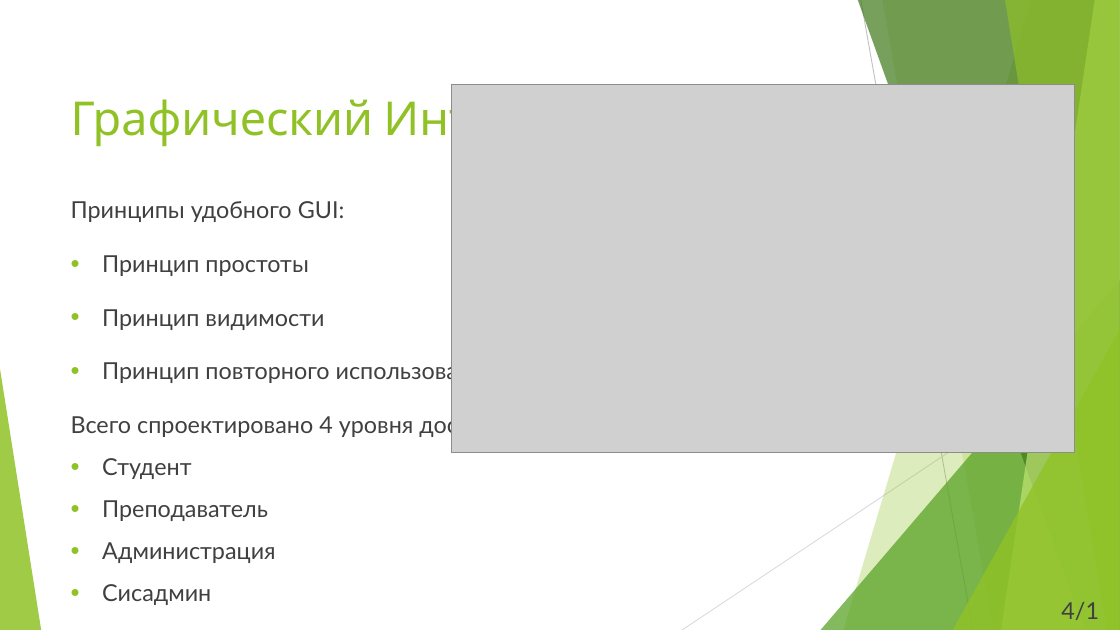
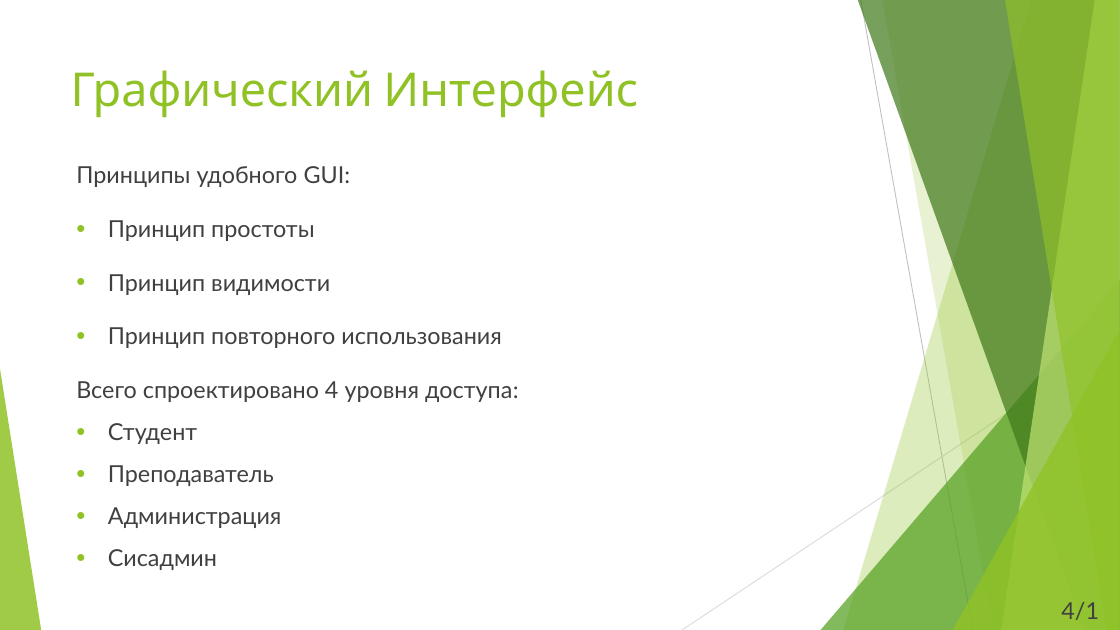
Before and after one commit to AlfaToad/MDK, a slide deck: slide 4 of documents/Электроный Дневник Политеха.pptx. Drawn at 1120x630 pixels with LibreOffice and Linux fonts; fonts in the diff are those of the drawing; grey boxes stand for pictures. Boxes give left, top, right and bottom in pixels: in the first picture for what was removed or moved away, otherwise in the second. Text is boxed around its words. In the diff, an @@ line names an element or a change of style, - is before the commit and + after.

```diff
--- a/documents/Электроный Дневник Политеха.pptx
+++ b/documents/Электроный Дневник Политеха.pptx
@@ title "Графический Интерфейс" at (71, 70, 638, 118): vertical alignment middle to top @@
@@ picture removed at (451, 85, 1075, 453) @@
@@ text "Принципы удобного GUI:": place and size @@
-text "Принципы удобного GUI:" at (71, 201, 513, 605)
+text "Принципы удобного GUI:" at (76, 166, 519, 570)
```
Also in this commit, not shown: 4 other slides changed, 1 slide added, 1 slide removed, 3 other files.
